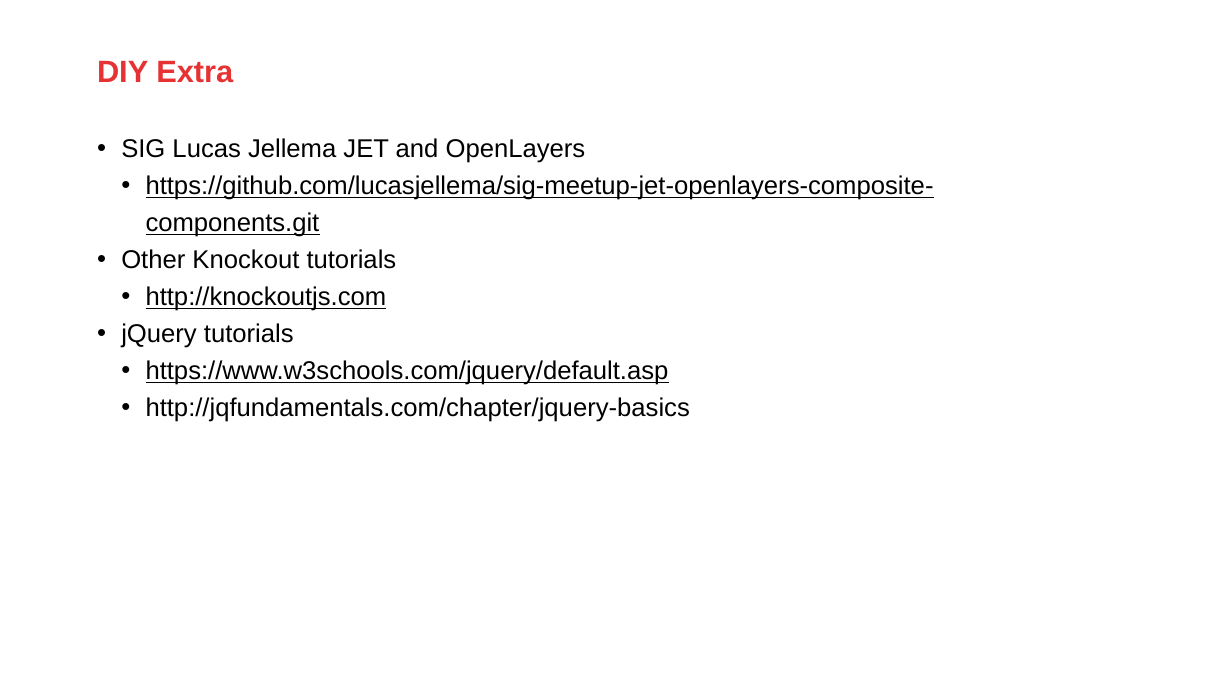
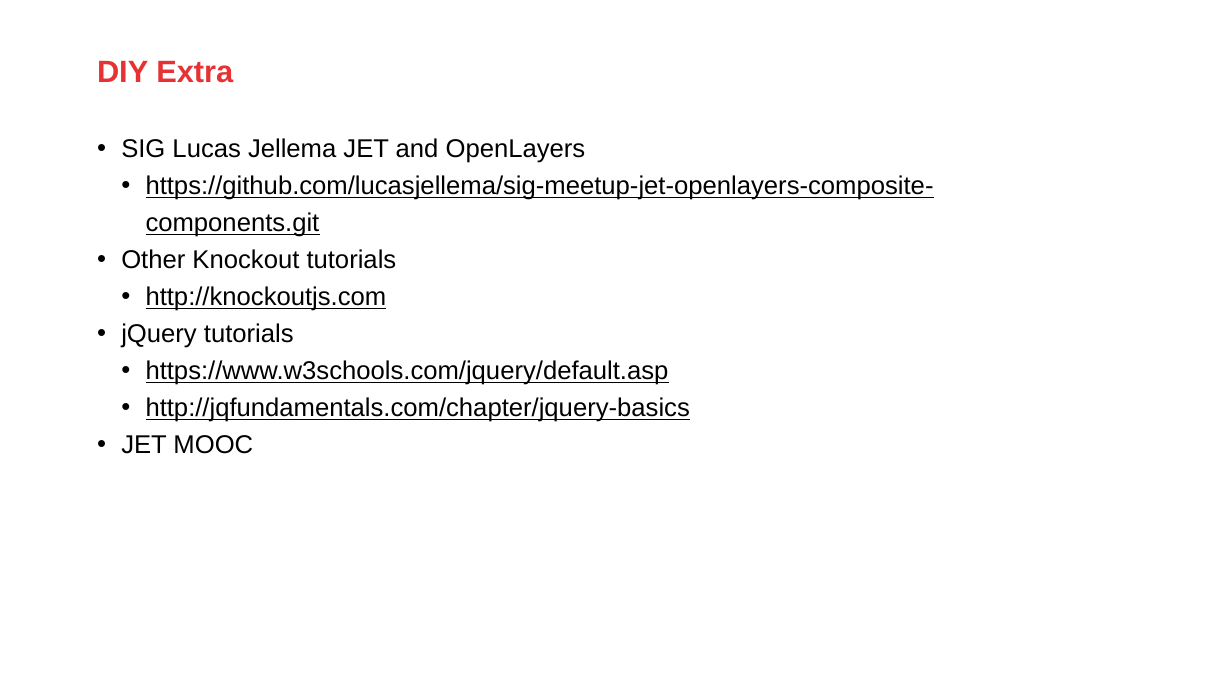
Before and after one commit to jeroenRX/AmisJetTraining, a slide deck: slide 104 of presentation overview.pptx (slide 79 before the commit). Drawn at 1232x693 pixels with LibreOffice and Linux fonts; fonts in the diff are those of the drawing; background and template pictures are left out. Boxes give left, top, right and bottom in pixels: in the first picture for what was removed or moved away, otherwise in the second. Text is boxed around its words. In the diff, an @@ line names an element or a change of style, - is before the commit and + after.

```diff
--- a/presentation overview.pptx
+++ b/presentation overview.pptx
@@ text at (146, 397, 690, 422): underline on in "http://jqfundamentals.com/chapter/jquery-basics" @@
@@ text at (121, 435, 253, 454): paragraph added @@
+• JET MOOC
```
Also in this commit, not shown: 75 other slides changed, 28 slides added, 3 slides removed.
